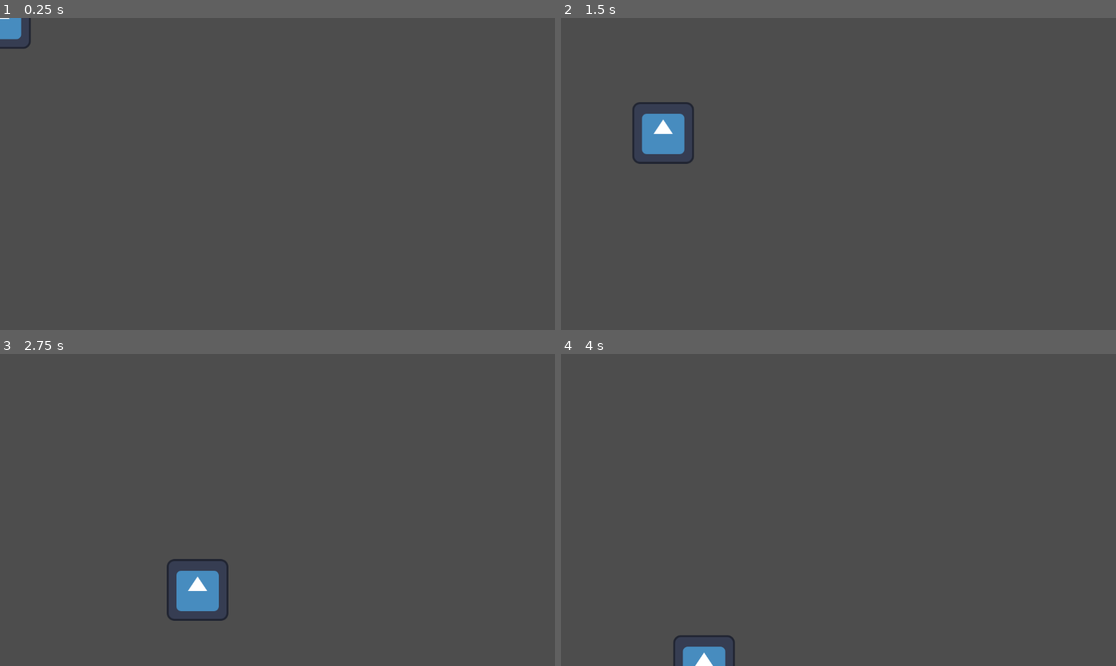
Above: before the commit, frames 1-4 (two rows, left to right).
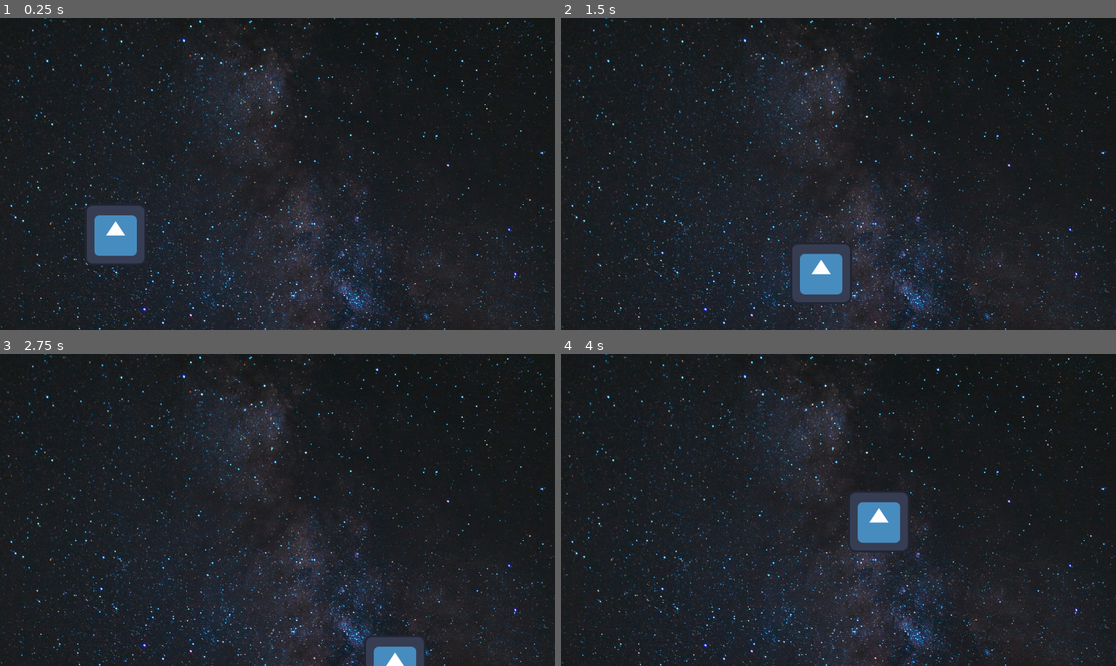
Above: after the commit, the same moments.

Repository: WolfDev616/Space-Cat
Game: Godot game, scene res://scenes/main.tscn
Same seed, same stepped clock (60 frames per second), same inputs: the game is played once before the commit and once after it. Before the commit the project starts from res://scenes/player.tscn. The engine's default icon, where the game draws it, is replaced by a stand-in: a white triangle on a blue panel in a dark square.
Inputs:
- Up to frame 1 (0.25 s): no input
- Up to frame 2 (1.5 s): tap Enter at 0.5 s; hold D (right) 0.53-1.28 s; hold Space (jump) 0.53-1.28 s; hold S (down, bound only after the commit) from 1.28 s (still down); tap Space (jump) at 1.35 s
- Up to frame 3 (2.75 s): tap Space (jump) at 1.52, 1.82 s; release S (down, bound only after the commit) at 2.03 s; hold D (right) from 2.03 s (still down); hold Space (jump) from 2.03 s (still down)
- Up to frame 4 (4 s): release D (right) at 2.78 s; release Space (jump) at 2.78 s; hold W (up, bound only after the commit) 2.78-3.53 s; tap Space (jump) at 2.85, 3.02, 3.32 s; hold A (left) from 3.53 s (still down); hold Space (jump) from 3.53 s (still down)

The runs differ from the first frame. In frame 1, 98% of the frame differs, in the area x 0-100%, y 0-100%; in frame 2, 98%; in frame 3, 98%; in frame 4, 98%.

Commit message:
Character movements, background and main scene implemented

Diff:
--- a/project.godot
+++ b/project.godot
@@ -11,7 +11,7 @@
 [application]
 
 config/name="Space Cat"
-run/main_scene="uid://li0c03bclwvy"
+run/main_scene="uid://cxix18n5sgkk"
 config/features=PackedStringArray("4.6", "Forward Plus")
 config/icon="res://icon.svg"
 
@@ -37,6 +37,16 @@
 "events": [Object(InputEventKey,"resource_local_to_scene":false,"resource_name":"","device":-1,"window_id":0,"alt_press …(191 unchanged characters)…
 ]
 }
+up={
+"deadzone": 0.2,
+"events": [Object(InputEventKey,"resource_local_to_scene":false,"resource_name":"","device":-1,"window_id":0,"alt_pressed":false,"shift_pressed":false,"ctrl_pressed":false,"meta_pressed":false,"pressed":false,"keycode":0,"physical_keycode":87,"key_label":0,"unicode":119,"location":0,"echo":false,"script":null)
+]
+}
+down={
+"deadzone": 0.2,
+"events": [Object(InputEventKey,"resource_local_to_scene":false,"resource_name":"","device":-1,"window_id":0,"alt_pressed":false,"shift_pressed":false,"ctrl_pressed":false,"meta_pressed":false,"pressed":false,"keycode":0,"physical_keycode":83,"key_label":0,"unicode":115,"location":0,"echo":false,"script":null)
+]
+}
 
 [physics]
 
--- a/scenes/background.tscn
+++ b/scenes/background.tscn
@@ -5,8 +5,11 @@
 [node name="background" type="Node2D" unique_id=570209618]
 
 [node name="TextureRect" type="TextureRect" parent="." unique_id=1253010922]
-offset_right = 2893.0
-offset_bottom = 4340.0
+offset_left = -251.99982
+offset_top = -854.99994
+offset_right = 2641.0002
+offset_bottom = 3485.0
+scale = Vector2(0.52723074, 0.52723074)
 texture = ExtResource("1_bkp1e")
 expand_mode = 5
 stretch_mode = 3
--- /dev/null
+++ b/scenes/main.tscn
@@ -0,0 +1,46 @@
+[gd_scene format=3 uid="uid://cxix18n5sgkk"]
+
+[ext_resource type="PackedScene" uid="uid://li0c03bclwvy" path="res://scenes/player.tscn" id="1_o5qli"]
+[ext_resource type="Script" uid="uid://dgsovrgxkwrxu" path="res://scripts/main.gd" id="1_sugp2"]
+[ext_resource type="PackedScene" uid="uid://c5g7uhs1nvp77" path="res://scenes/mob.tscn" id="2_jyhfs"]
+[ext_resource type="PackedScene" uid="uid://bmavcsqfu2br5" path="res://scenes/background.tscn" id="4_jyhfs"]
+
+[sub_resource type="Curve2D" id="Curve2D_o5qli"]
+_data = {
+"points": PackedVector2Array(0, 0, 0, 0, 56, 48, 0, 0, 0, 0, 1096, 64, 0, 0, 0, 0, 1096, 584, 0, 0, 0, 0, 56, 584, 0, 0, 0, 0, 56, 48)
+}
+point_count = 5
+
+[node name="Main" type="Node" unique_id=1650526996]
+script = ExtResource("1_sugp2")
+mob_scene = ExtResource("2_jyhfs")
+
+[node name="background" parent="." unique_id=570209618 instance=ExtResource("4_jyhfs")]
+position = Vector2(56, 48)
+rotation = 0.015383402
+
+[node name="Player" parent="." unique_id=1543855684 instance=ExtResource("1_o5qli")]
+
+[node name="MobTimer" type="Timer" parent="." unique_id=1641009379]
+wait_time = 0.5
+
+[node name="ScoreTimer" type="Timer" parent="." unique_id=824925450]
+
+[node name="StartTimer" type="Timer" parent="." unique_id=332888639]
+wait_time = 2.0
+one_shot = true
+
+[node name="StartPosition" type="Marker2D" parent="." unique_id=212879197]
+position = Vector2(240, 450)
+
+[node name="MobPath" type="Path2D" parent="." unique_id=1587733615]
+curve = SubResource("Curve2D_o5qli")
+
+[node name="MobSpawnLocation" type="PathFollow2D" parent="MobPath" unique_id=1794588174]
+position = Vector2(56, 48)
+rotation = 0.015383402
+
+[connection signal="hit" from="Player" to="." method="game_over"]
+[connection signal="timeout" from="MobTimer" to="." method="_on_mob_timer_timeout"]
+[connection signal="timeout" from="ScoreTimer" to="." method="_on_score_timer_timeout"]
+[connection signal="timeout" from="StartTimer" to="." method="_on_start_timer_timeout"]
--- /dev/null
+++ b/scenes/mob.tscn
@@ -0,0 +1,27 @@
+[gd_scene format=3 uid="uid://c5g7uhs1nvp77"]
+
+[ext_resource type="Texture2D" uid="uid://cbsfuakpvragr" path="res://images/spaceRock2.png" id="1_4are2"]
+[ext_resource type="Script" uid="uid://dfjgwulaesexa" path="res://scripts/mob.gd" id="1_bsing"]
+
+[sub_resource type="CircleShape2D" id="CircleShape2D_rlwmu"]
+radius = 44.011364
+
+[node name="Mob" type="RigidBody2D" unique_id=1864420491]
+position = Vector2(278, 274)
+collision_layer = 0
+gravity_scale = 0.0
+script = ExtResource("1_bsing")
+metadata/_edit_group_ = true
+
+[node name="Sprite2D" type="Sprite2D" parent="." unique_id=554872560]
+position = Vector2(0, 1.999999)
+scale = Vector2(0.03461044, 0.03461044)
+texture = ExtResource("1_4are2")
+region_rect = Rect2(143.79712, 0, 2356.203, 2163.2634)
+
+[node name="CollisionShape2D" type="CollisionShape2D" parent="." unique_id=347720177]
+shape = SubResource("CircleShape2D_rlwmu")
+
+[node name="VisibleOnScreenNotifier2D" type="VisibleOnScreenNotifier2D" parent="." unique_id=1167384368]
+
+[connection signal="screen_exited" from="VisibleOnScreenNotifier2D" to="." method="_on_visible_on_screen_notifier_2d_screen_exited"]
--- a/scenes/player.tscn
+++ b/scenes/player.tscn
@@ -6,16 +6,14 @@
 [sub_resource type="CircleShape2D" id="CircleShape2D_g2els"]
 radius = 50.931328
 
-[node name="Player" type="CharacterBody2D" unique_id=1543855684]
+[node name="Player" type="Area2D" unique_id=611381096]
 script = ExtResource("1_g2els")
 metadata/_edit_group_ = true
 
 [node name="Sprite2D" type="Sprite2D" parent="." unique_id=1344134678]
 texture = ExtResource("1_3vyb7")
 
-[node name="Area2D" type="Area2D" parent="." unique_id=1251780212]
-
-[node name="CollisionShape2D" type="CollisionShape2D" parent="Area2D" unique_id=43008011]
+[node name="CollisionShape2D" type="CollisionShape2D" parent="." unique_id=43008011]
 shape = SubResource("CircleShape2D_g2els")
 
-[connection signal="body_entered" from="Area2D" to="." method="_on_area_2d_body_entered"]
+[connection signal="body_entered" from="." to="." method="_on_area_2d_body_entered"]
--- /dev/null
+++ b/scripts/main.gd
@@ -0,0 +1,49 @@
+extends Node
+
+@export var mob_scene: PackedScene
+var score
+
+
+func _ready():
+	new_game()
+
+func game_over():
+	$ScoreTimer.stop()
+	$MobTimer.stop()
+
+func new_game() -> void:
+	score = 0
+	$Player.start($StartPosition.position)
+	$StartTimer.start()
+
+func _on_score_timer_timeout() -> void:
+	score += 1
+
+func _on_start_timer_timeout() -> void:
+	pass # Replace with function body.
+
+func _on_mob_timer_timeout() -> void:
+
+	# Create a new instance of the Mob scene.
+	var mob = mob_scene.instantiate()
+
+	# Choose a random location on Path2D.
+	var mob_spawn_location = $MobPath/MobSpawnLocation
+	mob_spawn_location.progress_ratio = randf()
+
+	# Set the mob's position to the random location.
+	mob.position = mob_spawn_location.position
+
+	# Set the mob's direction perpendicular to the path direction.
+	var direction = mob_spawn_location.rotation + PI / 2
+
+	# Add some randomness to the direction.
+	direction += randf_range(-PI / 4, PI / 4)
+	mob.rotation = direction
+
+	# Choose the velocity for the mob.
+	var velocity = Vector2(randf_range(150.0, 250.0), 0.0)
+	mob.linear_velocity = velocity.rotated(direction)
+
+	# Spawn the mob by adding it to the Main scene.
+	add_child(mob)
--- /dev/null
+++ b/scripts/mob.gd
@@ -0,0 +1,9 @@
+extends RigidBody2D
+
+
+
+func _process(float) -> void:
+	rotation += 0.01
+
+func _on_visible_on_screen_notifier_2d_screen_exited() -> void:
+	queue_free()
--- a/scripts/player.gd
+++ b/scripts/player.gd
@@ -1,4 +1,4 @@
-extends CharacterBody2D
+extends Area2D
 signal hit
 
 @export var speed = 400 # How fast the player will move (pixels/sec).
@@ -8,10 +8,11 @@
 	screen_size = get_viewport_rect().size
 
 func _process(delta):
-	velocity = Vector2.ZERO
+	var velocity = Vector2.ZERO
 	if Input.is_action_pressed("right"): velocity.x += 1
 	if Input.is_action_pressed("left"): velocity.x -= 1
-	if Input.is_action_pressed("jump"): velocity.y += 1
+	if Input.is_action_pressed("up"): velocity.y -= 1
+	if Input.is_action_pressed("down"): velocity.y += 1
 
 	if velocity.length() > 0:
 		velocity = velocity.normalized() * speed
@@ -21,7 +22,7 @@
 	position = position.clamp(Vector2.ZERO, screen_size)
 
 
-func _on_area_2d_body_entered(body: Node2D) -> void:
+func _on_area_2d_body_entered(_body: Node2D) -> void:
 	hide() # Player disappears after being hit.
 	hit.emit()
 	# Must be deferred as we can't change physics properties on a physics callback.
Not shown, added: images/spaceRock.png.import
Binary file added: images/spaceRock2.png
Not shown, added: images/spaceRock2.png.import
Not shown, added: scripts/main.gd.uid
Not shown, added: scripts/mob.gd.uid
Not shown, added: images/spaceRock.png
